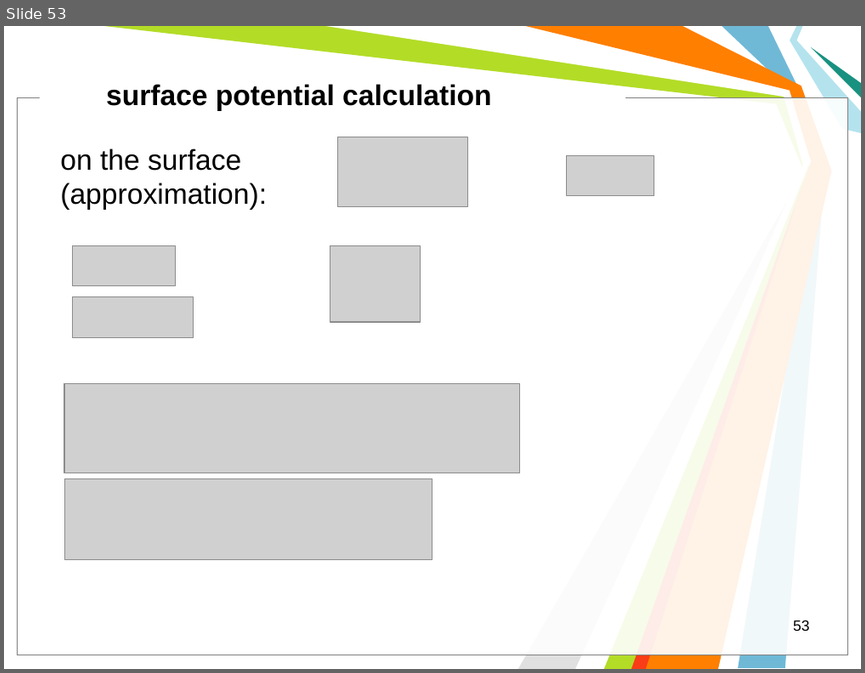
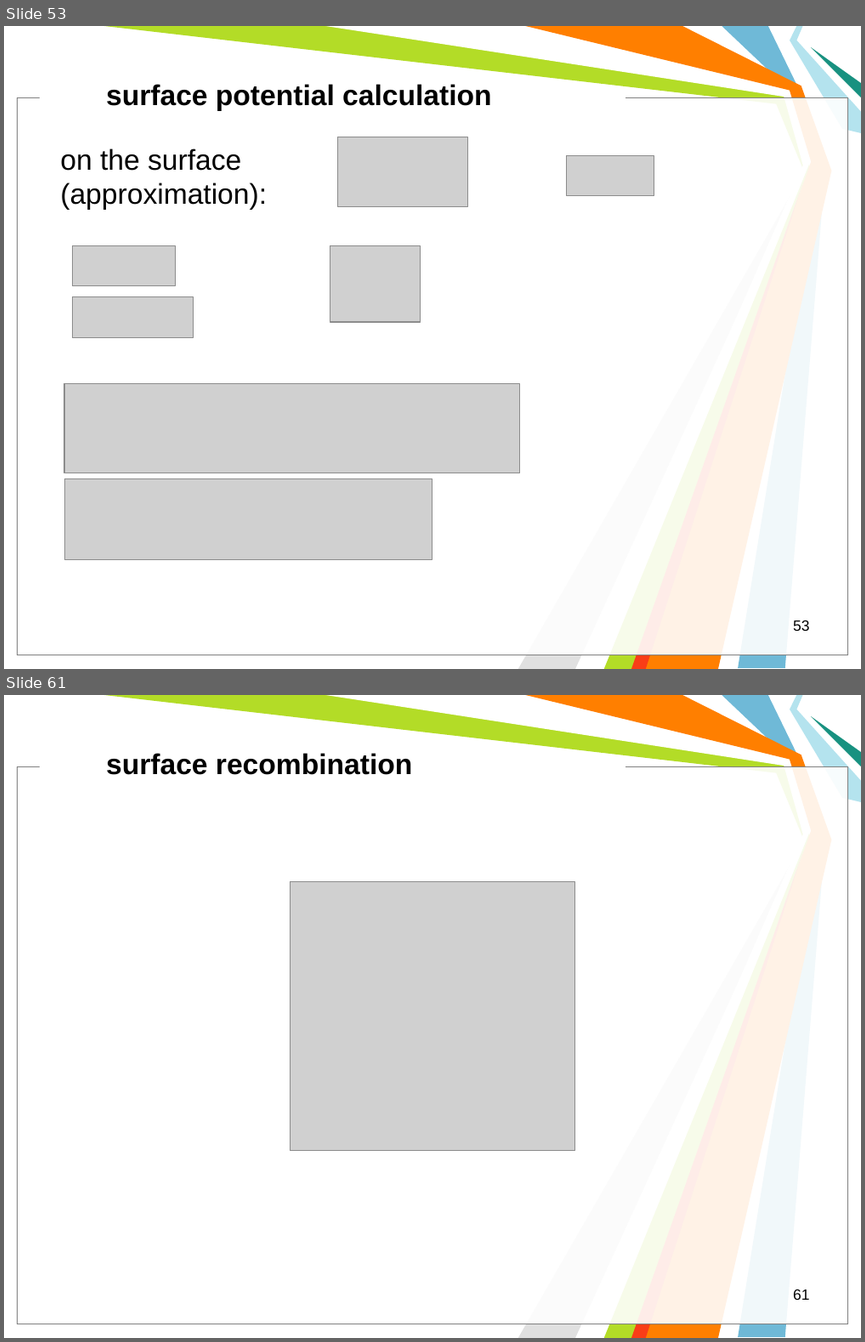
Before and after one commit to l432/NMK, a slide deck: Lecture/Photovoltaics/Photovoltaics2.ppt. Shown one above the other, each under a label of ours: slide 53 before the commit, slides 53 and 61 after it; the slides between them are not shown. The pictures are 865x673 and 865x1342 pixels, drawn with LibreOffice and Linux fonts; fonts in the diff are those of the drawing; grey boxes stand for pictures; background and template pictures are left out. Boxes give left, top, right and bottom in pixels: in the first picture for what was removed or moved away, otherwise in the second. Text is boxed around its words. In the diff, an @@ line names an element or a change of style, - is before the commit and + after.

```diff
--- a/Lecture/Photovoltaics/Photovoltaics2.ppt
+++ b/Lecture/Photovoltaics/Photovoltaics2.ppt
@@ slide 61 added at [4,695,861,1338], background #FFFFFF; not listed: 11 template elements that a slide beside it also shows @@
@@ text added at [106,753,412,775], 24 pt, text #000000, bold @@
+surface recombination
@@ picture added at [290,882,574,1151] @@
@@ page number added at [793,1288,809,1299], 12.5 pt, text #000000 @@
+61
```
Also in this commit, not shown: 5 slides changed, 5 other slides added.
